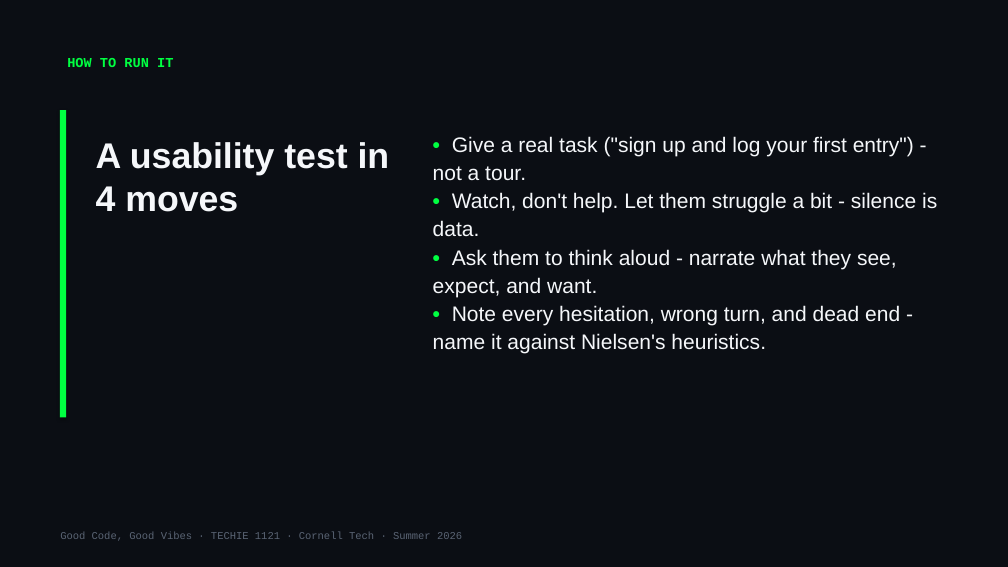
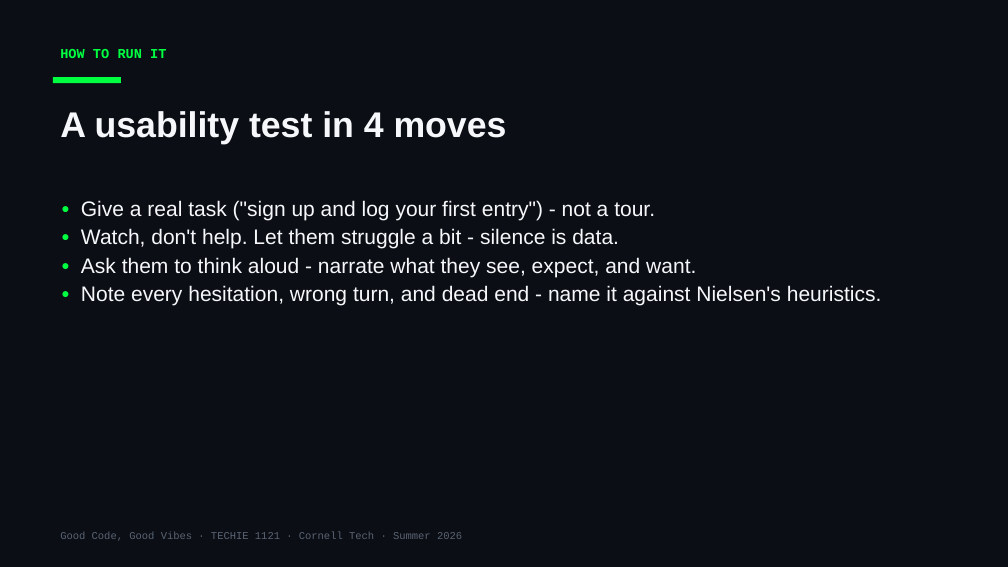
Before and after one commit to Cornell-Tech-Vibe-Coding-Summer-2026/website, a slide deck: slide 7 of slides/Week3-Mon-User-Testing-I.pptx (slide 12 before the commit). Drawn at 1008x567 pixels with LibreOffice and Linux fonts; fonts in the diff are those of the drawing. Boxes give left, top, right and bottom in pixels: in the first picture for what was removed or moved away, otherwise in the second. Text is boxed around its words. In the diff, an @@ line names an element or a change of style, - is before the commit and + after.

```diff
--- a/slides/Week3-Mon-User-Testing-I.pptx
+++ b/slides/Week3-Mon-User-Testing-I.pptx
@@ text "HOW TO RUN IT": place and size @@
-text "HOW TO RUN IT" at bbox=[67, 58, 173, 67]
+text "HOW TO RUN IT" at bbox=[60, 49, 166, 58]
@@ rectangle: place and size @@
-rectangle at bbox=[60, 110, 66, 417]
+rectangle at bbox=[53, 77, 121, 83]
@@ rectangle at bbox=[53, 77, 121, 83]: shadow off @@
@@ text "A usability test in 4 ..." rewrapped from bbox=[96, 142, 390, 212] to bbox=[60, 111, 507, 144] @@
@@ text "• Give a real task ..." rewrapped from bbox=[433, 136, 937, 354] to bbox=[81, 200, 882, 305] @@
```
Also in this commit, not shown: 13 other slides changed, 2 slides added, 21 slides removed, 4 other files.
